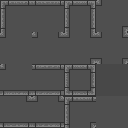
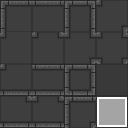
The second 128px x 128px image is a revision of the first. Changes to its layers:
showed "Emission", painted on it over [70,70,127,127]
painted on "White" over [0,0,128,128]
